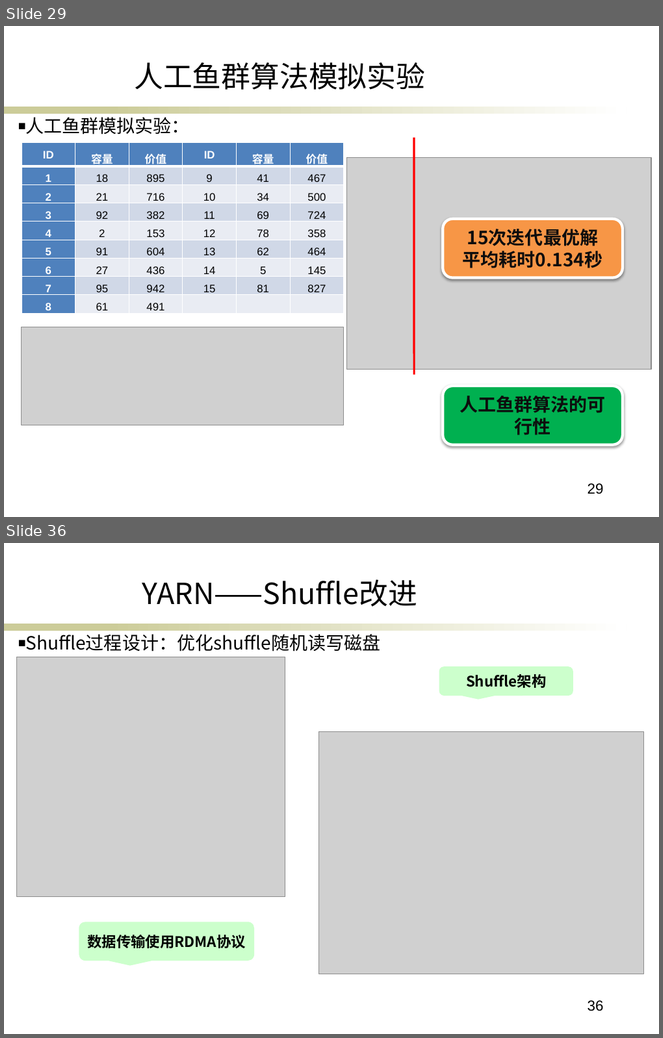
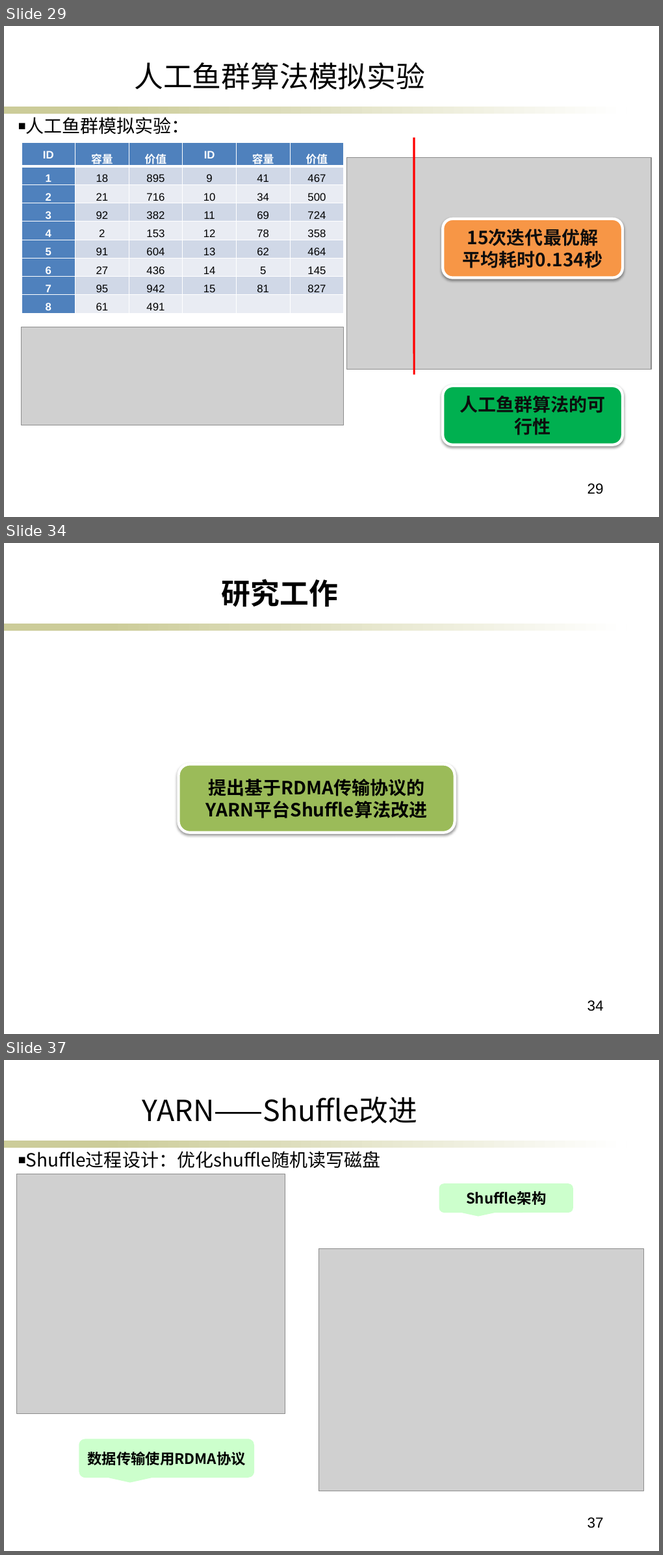
Before and after one commit to ericsonyc/paper, a slide deck: 毕业答辩.pptx. Shown one above the other, each under a label of ours: slides 29 and 36 before the commit, slides 29, 34 and 37 after it; the slides between them are not shown. The pictures are 663x1038 and 663x1555 pixels, drawn with LibreOffice and Linux fonts; fonts in the diff are those of the drawing; grey boxes stand for pictures; background and template pictures are left out. Boxes give left, top, right and bottom in pixels: in the first picture for what was removed or moved away, otherwise in the second. Text is boxed around its words. In the diff, an @@ line names an element or a change of style, - is before the commit and + after.

```diff
--- a/毕业答辩.pptx
+++ b/毕业答辩.pptx
@@ slide 34 added at <box>4,543,659,1034</box>, background #FFFFFF; not listed: 2 template elements that a slide beside it also shows @@
@@ text added at <box>222,579,338,607</box>, 32 pt, text #000000, bold @@
+研究工作
@@ rounded rectangle added at <box>178,765,455,834</box>, fill #9BBB59, outline #FFFFFF 3 pt, 20 pt, text #000000, bold @@
+提出基于RDMA传输协议的YARN平台Shuffle算法改进
@@ page number added at <box>588,1001,604,1012</box>, 16 pt, text #000000 @@
+34
@@ what was slide 36 is now slide 37 @@
@@ page number at <box>588,1518,604,1529</box>: text changed @@
-36
+37
```
Also in this commit, not shown: 8 slides changed, 4 other slides added, 3 slides removed.
